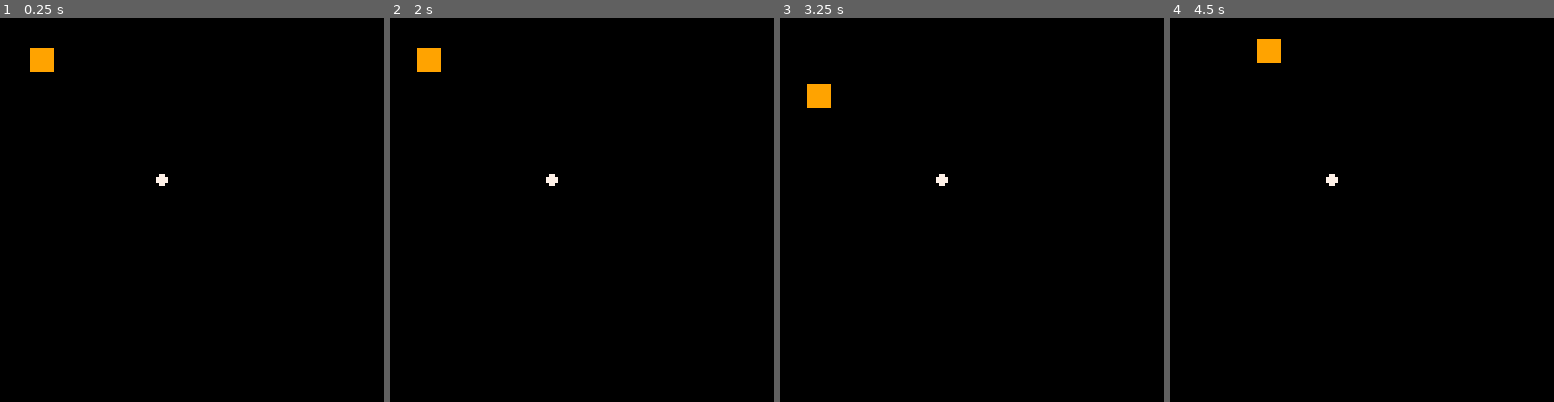
Above: before the commit, frames 1-4 (left to right).
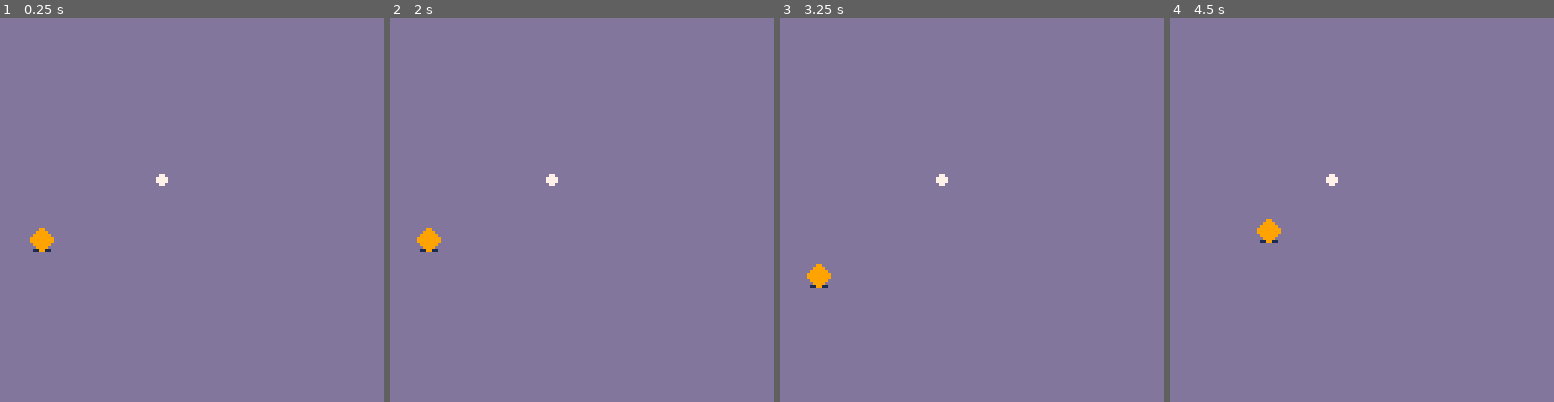
Above: after the commit, the same moments.

Repository: jessemillar/pico-8
Game: PICO-8 cartridge dynamic-lighting/dev/dynamic-lighting.p8
The game is run twice, just before and just after one commit, with the same random seed, the same clock (stepped at 60 frames per second) and the same inputs.
Inputs:
- Up to frame 1 (0.25 s): no input
- Up to frame 2 (2 s): hold Left from 1.97 s (still down)
- Up to frame 3 (3.25 s): release Left at 2.37 s; hold Down 2.42-2.82 s; hold Right from 2.87 s (still down)
- Up to frame 4 (4.5 s): release Right at 3.53 s; hold Up 3.58-4.08 s; hold Right from 4.13 s (still down)

The runs differ from the first frame. In frame 1, 100% of the frame differs, in the area x 0-100%, y 0-100%; in frame 2, 100%; in frame 3, 100%; in frame 4, 100%.

Commit message:
Fiddling with math

Diff:
--- a/dynamic-lighting/dev/dynamic-lighting.p8
+++ b/dynamic-lighting/dev/dynamic-lighting.p8
@@ -6,7 +6,7 @@
 
 function _init()
 	light={sp=2, x=50, y=50}
-	box={sp=1, x=10, y=10, dx=0, dy=0}
+	box={sp=1, x=10, y=70, dx=0, dy=0}
 end
 
 function _update()
@@ -33,7 +33,9 @@
 
 function _draw()
 	cls() -- clear the screen
+	rectfill(0, 0, 127, 127, 13) -- draw a wall background thing
 	spr(light.sp, light.x, light.y) -- draw the light
+	shade()
 	spr(box.sp, box.x, box.y) -- draw the box
 end
 
@@ -48,17 +50,19 @@
 end
 
 function shade()
+	printh(atan2(abs(box.x-light.x), abs(box.y-light.y)))
+	line(box.x+1, box.y+7, box.x+6, box.y+7, 1)
 end
 
 __gfx__
-00000000999999990000000000000000000000000000000000000000000000000000000000000000000000000000000000000000000000000000000000000000
-00000000999999990000000000000000000000000000000000000000000000000000000000000000000000000000000000000000000000000000000000000000
-00700700999999990007700000000000000000000000000000000000000000000000000000000000000000000000000000000000000000000000000000000000
+00000000000990000000000000000000000000000000000000000000000000000000000000000000000000000000000000000000000000000000000000000000
+00000000009999000000000000000000000000000000000000000000000000000000000000000000000000000000000000000000000000000000000000000000
+00700700099999900007700000000000000000000000000000000000000000000000000000000000000000000000000000000000000000000000000000000000
 00077000999999990077770000000000000000000000000000000000000000000000000000000000000000000000000000000000000000000000000000000000
 00077000999999990077770000000000000000000000000000000000000000000000000000000000000000000000000000000000000000000000000000000000
-00700700999999990007700000000000000000000000000000000000000000000000000000000000000000000000000000000000000000000000000000000000
-00000000999999990000000000000000000000000000000000000000000000000000000000000000000000000000000000000000000000000000000000000000
-00000000999999990000000000000000000000000000000000000000000000000000000000000000000000000000000000000000000000000000000000000000
+00700700099999900007700000000000000000000000000000000000000000000000000000000000000000000000000000000000000000000000000000000000
+00000000009999000000000000000000000000000000000000000000000000000000000000000000000000000000000000000000000000000000000000000000
+00000000000990000000000000000000000000000000000000000000000000000000000000000000000000000000000000000000000000000000000000000000
 00000000000000000000000000000000000000000000000000000000000000000000000000000000000000000000000000000000000000000000000000000000
 00000000000000000000000000000000000000000000000000000000000000000000000000000000000000000000000000000000000000000000000000000000
 00000000000000000000000000000000000000000000000000000000000000000000000000000000000000000000000000000000000000000000000000000000
